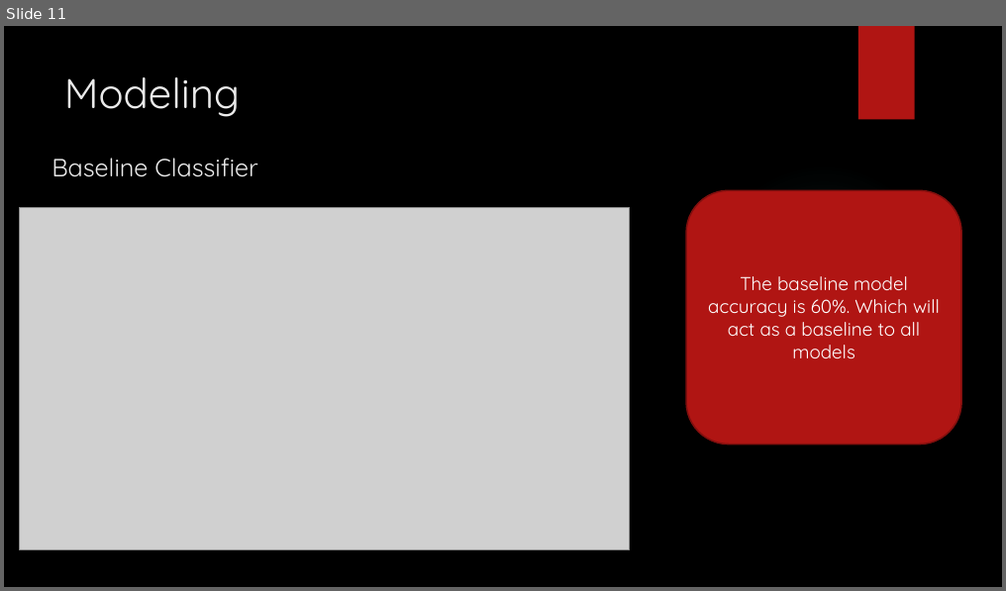
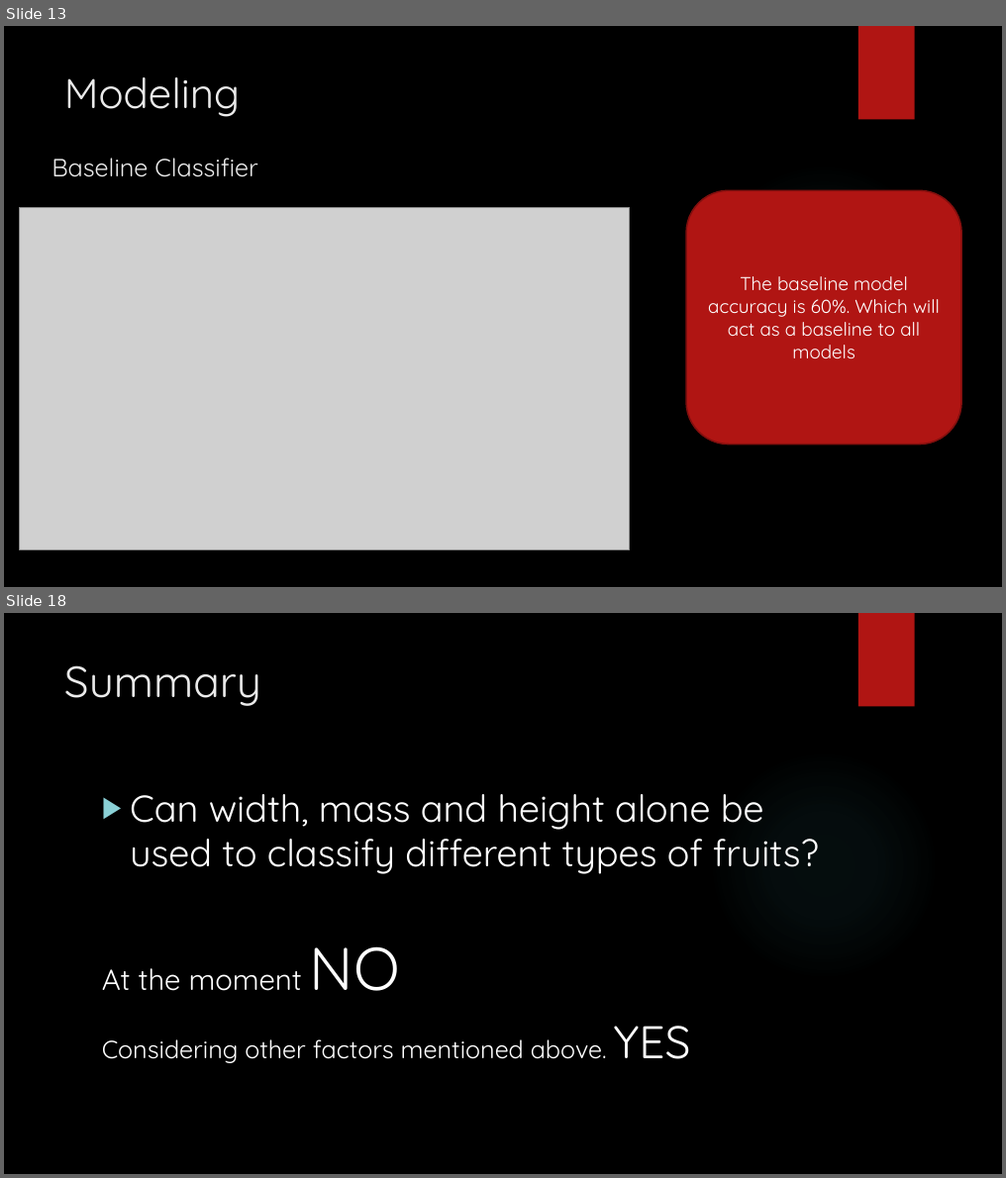
Before and after one commit to SelectTshepo/Presentation, a slide deck: Presentation.pptx. Shown one above the other, each under a label of ours: slide 11 before the commit, slides 13 and 18 after it; the slides between them are not shown. The pictures are 1006x591 and 1006x1178 pixels, drawn with LibreOffice and Linux fonts; fonts in the diff are those of the drawing; grey boxes stand for pictures; background and template pictures are left out. Boxes give left, top, right and bottom in pixels: in the first picture for what was removed or moved away, otherwise in the second. Text is boxed around its words. In the diff, an @@ line names an element or a change of style, - is before the commit and + after.

```diff
--- a/Presentation.pptx
+++ b/Presentation.pptx
@@ slide 18 added at bbox=[4, 613, 1002, 1174], background picture (left out); not listed: 2 template elements that a slide beside it also shows @@
@@ title added at bbox=[64, 665, 261, 706], 42 pt, text #EBEBEB @@
+Summary
@@ text added at bbox=[102, 794, 819, 1063], 36 pt, text #FFFFFF @@
+▶ Can width, mass and height alone be used to classify different types of fruits?
+At the moment NO
+Considering other factors mentioned above. YES
@@ what was slide 11 is now slide 13 @@
```
Also in this commit, not shown: 11 slides changed, 5 other slides added, 2 slides removed.
